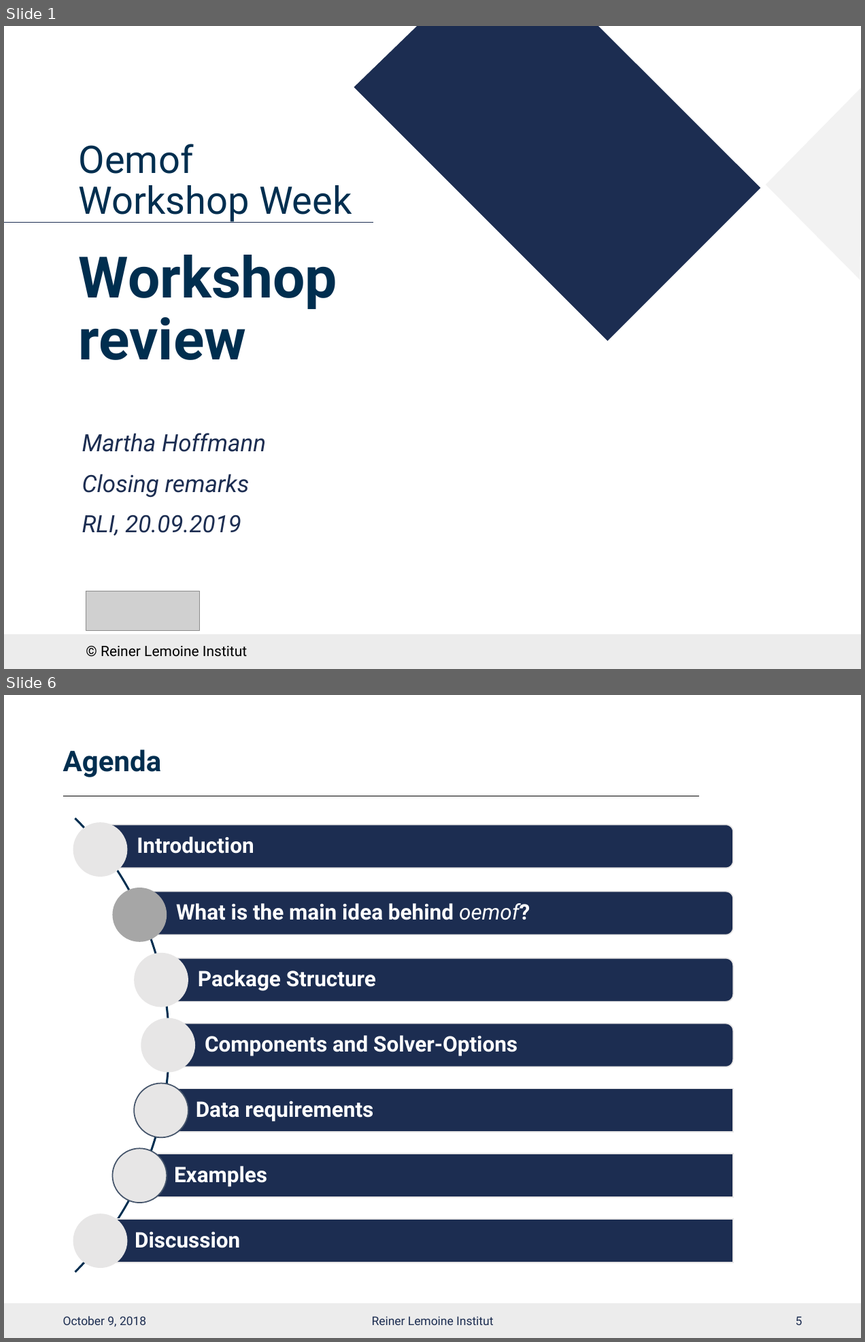
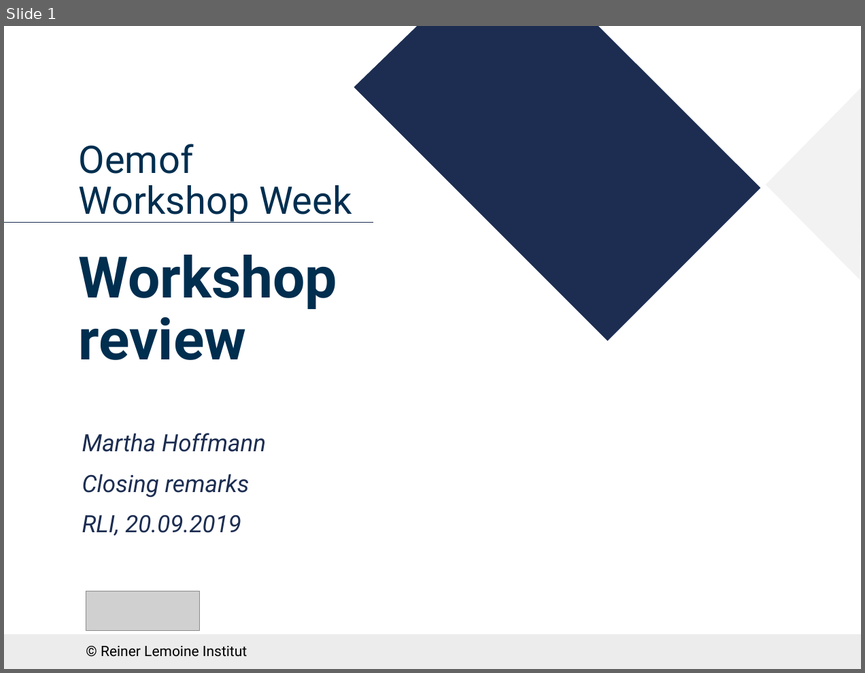
Before and after one commit to smartie2076/oemof_workshop, a slide deck: Oemof_Workshop_11_Closing.pptx. Shown one above the other, each under a label of ours: slides 1 and 6 before the commit, slide 1 after it; the slides between them are not shown. The pictures are 865x1342 and 865x673 pixels, drawn with LibreOffice and Linux fonts; fonts in the diff are those of the drawing; grey boxes stand for pictures; background and template pictures are left out. Boxes give left, top, right and bottom in pixels: in the first picture for what was removed or moved away, otherwise in the second. Text is boxed around its words. In the diff, an @@ line names an element or a change of style, - is before the commit and + after.

```diff
--- a/Oemof_Workshop_11_Closing.pptx
+++ b/Oemof_Workshop_11_Closing.pptx
@@ slide 6 removed at [4,695,861,1338], background #FFFFFF; not listed: 1 template element that a slide beside it also shows @@
@@ title removed at [63,749,162,777] @@
-Agenda
@@ line removed from (63, 796) to (699, 796) @@
@@ group removed at [4,724,733,1338]: 7 texts, 7 ellipses, 4 rounded rectangles, 3 rectangles, 1 arch (boxed as its full ring) @@
-Introduction
-What is the main idea behind oemof?
-Package Structure
-Components and Solver-Options
-Data requirements
-Examples
-Discussion
@@ text removed at [63,1316,146,1326] @@
-October 9, 2018
@@ text removed at [372,1316,493,1325] @@
-Reiner Lemoine Institut
@@ page number removed at [796,1316,802,1325] @@
-5
```
Also in this commit, not shown: 1 slide changed, 2 slides added, 23 other slides removed, 3 other files.
